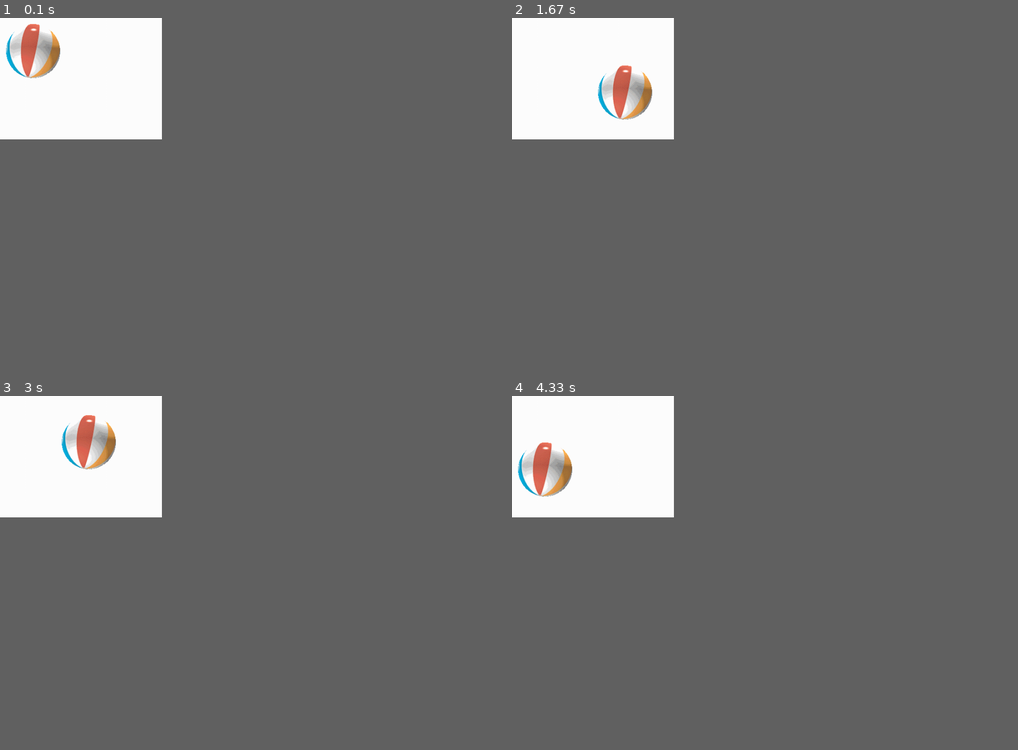
Above: before the commit, frames 1-4 (two rows, left to right).
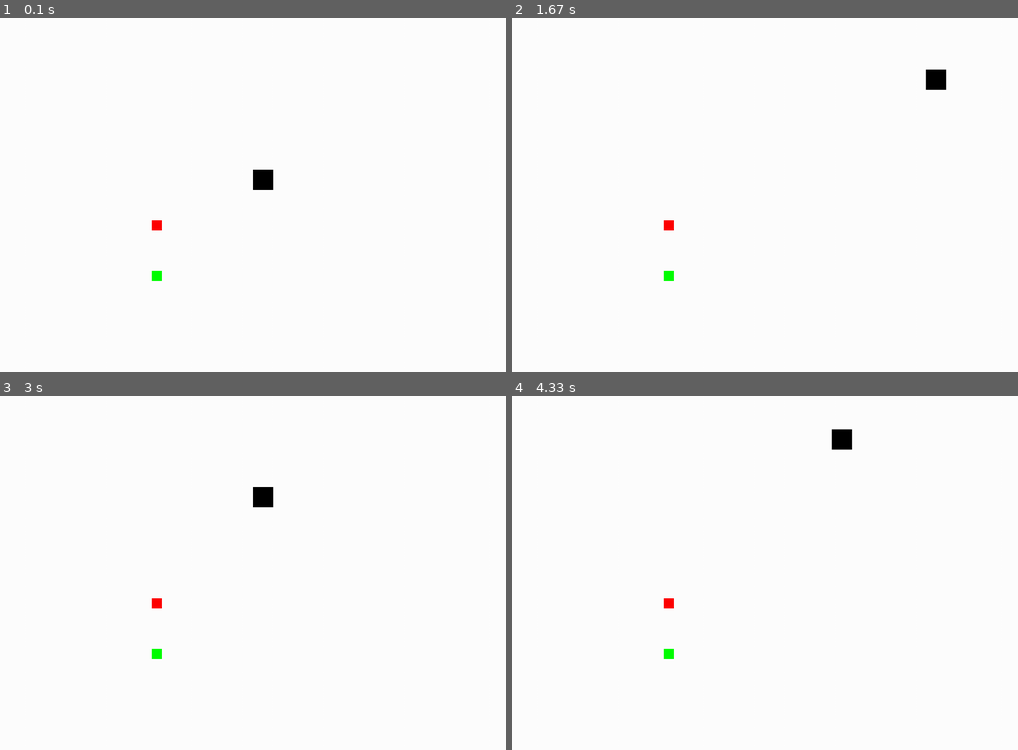
Above: after the commit, the same moments.

Repository: nneiros/python-learning
Game: pygame game, started from python27/ball/beach_ball_anapidaei.py
The game is run twice, just before and just after one commit, with the same random seed, the same clock (stepped at 60 frames per second) and the same inputs.
Inputs:
- Up to frame 1 (0.1 s): no input
- Up to frame 2 (1.67 s): hold Right 0.33-0.8 s; hold Up 0.83-1.13 s; hold Right 1.17-1.63 s
- Up to frame 3 (3 s): hold Left 1.67-2.2 s; hold Down 2.23-2.53 s; hold Left 2.57-2.97 s
- Up to frame 4 (4.33 s): hold Up 3-3.37 s; hold Right 3.4-4.03 s; hold Down from 4.07 s (still down)
In our replay, the window is 288x216 before the commit and 900x630 after it. These sizes can differ from the game's own. Grey fills any space a smaller window leaves; there, only what the larger window draws over its background counts as a difference.

The runs differ from the first frame. In frame 1, 1.4% of the frame differs, in the area x 1-54%, y 1-75%; in frame 2, 1.4%; in frame 3, 1.4%; in frame 4, 1.4%, in the area x 1-68%, y 9-75%.

Commit message:
beach_ball allagi kai pithagorio theorima se poli apli morfi

Diff:
--- a/python27/ball/beach_ball_anapidaei.py
+++ b/python27/ball/beach_ball_anapidaei.py
@@ -1,3 +1,132 @@
+import os, sys
+import pygame
+from pygame.locals import *
+
+pygame.init()
+mainClock = pygame.time.Clock()
+
+WINDOWWIDTH = 1000
+WINDOWHEIGHT = 700
+windowSurface = pygame.display.set_mode((WINDOWWIDTH, WINDOWHEIGHT), 0, 32)
+pygame.display.set_caption("Avoid!")
+
+BLACK = (0, 0, 0)
+RED = (255, 0, 0)
+WHITE = (255, 255, 255)
+GREEN = (0, 255, 0)
+
+player = pygame.Rect(500, 300, 40, 40)
+playerImage = pygame.Surface((40, 40))
+
+enemy = pygame.Rect(300, 400, 20, 20)
+enemyImage = pygame.Surface((20, 20))
+enemyImage.fill((RED))
+
+food = pygame.Rect(300, 500 , 20, 20)
+foodImage = pygame.Surface((20, 20))
+foodImage.fill((GREEN))
+
+moveLeft = False
+moveRight = False
+moveUp = False
+moveDown = False
+
+MOVESPEED = 6
+
+class Score(pygame.sprite.Sprite):
+    """A sprite for the score."""
+
+    def __init__(self, xy):
+        pygame.sprite.Sprite.__init__(self)
+        self.xy = xy  #save xy -- will center our rect on it when we change the score
+        self.font = pygame.font.Font(None, 50)  # load the default font, size 50
+        self.color = (255, 165, 0)         # our font color in rgb
+        self.score = 0  # start at zero
+        self.reRender() # generate the image
+
+    def update(self):
+        pass
+
+    def add(self, points):
+        """Adds the given number of points to the score."""
+        self.score += points
+        self.reRender()
+        if player.colliderect(food):
+            return add
+
+    def reset(self):
+        """Resets the scores to zero."""
+        self.score = 0
+        self.reRender()
+
+    def reRender(self):
+        """Updates the score. Renders a new image and re-centers at the initial coordinates."""
+        self.image = self.font.render("%d"%(self.score), True, self.color)
+        self.rect = self.image.get_rect()
+        self.rect.center = self.xy
+
+while True:
+    for event in pygame.event.get():
+        if event.type == QUIT:
+            pygame.quit()
+            sys.exit()
+        if event.type == KEYDOWN:
+            if event.key == K_LEFT:
+                moveRight = False
+                moveLeft = True
+            if event.key == K_RIGHT:
+                moveLeft = False
+                moveRight = True
+            if event.key == K_UP:
+                moveDown = False
+                moveUp = True
+            if event.key == K_DOWN:
+                moveUp = False
+                moveDown = True
+        if event.type == KEYUP:
+            if event.key == K_ESCAPE:
+                pygame.quit()
+                sys.exit()
+            if event.key == K_LEFT:
+                moveRight = False
+                moveLeft = True
+            if event.key == K_RIGHT:
+                moveLeft = False
+                moveRight = True
+            if event.key == K_UP:
+                moveDown = False
+                moveUp = True
+            if event.key == K_DOWN:
+                moveUp = False
+                moveDown = True
+
+    windowSurface.fill(WHITE)
+
+    if moveDown and player.bottom < WINDOWHEIGHT:
+        player.top += MOVESPEED
+    if moveUp and player.top > 0:
+        player.top -= MOVESPEED
+    if moveLeft and player.left > 0:
+        player.left -= MOVESPEED
+    if moveRight and player.right < WINDOWWIDTH:
+        player.right +=MOVESPEED
+
+    if player.colliderect(enemy):
+        pygame.quit()
+        sys.exit()
+
+    windowSurface.blit(playerImage, player)
+    windowSurface.blit(enemyImage, enemy)
+    windowSurface.blit(foodImage, food)
+
+    score = Score((75, 575))
+
+    pygame.display.update()
+    mainClock.tick(40)
+
+
+
+
 # use pygame to bounce/move loaded image around the screen
 import sys, pygame
 pygame.init()
--- a/python33/leksika_kai_diaxeirisi/phone_leksiko_xoris_arxeio.py
+++ b/python33/leksika_kai_diaxeirisi/phone_leksiko_xoris_arxeio.py
@@ -10,7 +10,7 @@
 menu_choice = 0
 print_menu()
 while True :
-    menu_choice = input("Δωσε την επιλογη σου (1-5): ")
+    menu_choice = int(input("Δωσε την επιλογη σου (1-5): "))
     if menu_choice == 1:
         print("Tηλεφωνα:")
         for x in numbers.keys():
@@ -35,7 +35,9 @@
             print("Tο τηλεφωνο ειναι:", numbers[name])
         else:
             print(name, "δεν βρεθηκε")
-    elif menu_choice == 5:
-        print_menu()
+    elif menu_choice ==  5:
+        break
+        #print_menu()
     else:
         print('Eπανελαβε...')
+        print_menu()
--- a/python33/listes_kai_diaxeirisi/ektyposi_listas_or_kat.py
+++ b/python33/listes_kai_diaxeirisi/ektyposi_listas_or_kat.py
@@ -1,22 +1,171 @@
-my_lista=[1 , 2 , 3 , 4 , 5]
-print ('Η λιστα σε οριζοντια εκτυπωση:',my_lista)#ektypose thn lista orizontia
+def main():
+    print('Knuth 1.4.2, ex. 7')
+    print('string: 2A0B345CDE67F1G1H0I5JK.')
+    n = e = d = 0
+    while 1:
+        print("""
+    1. Set Public Key
+    2. Encode
+    3. Decode
+    0. Quit
+    Your choice? """, end = "")
+        choice = int(input())
+        if not choice:
+            return
+        if choice == 1:
+            n, e, d = set_keys()
+        if choice == 2:
+            if not n:
+                n = int(input("Public Key: "))
+                e = int(input("e: "))
+            encode(n, e)
+        if choice == 3:
+            if not d:
+                n, e, d = set_keys()
+            decode(d, n)
+
+def set_keys():
+    """This fuction asks for 2 primes.
+    It sets a public key and an encoding number, 'e'."""
+    p = int(input("p: "))
+    q = int(input("q: "))
+    n = p * q
+    m = (p - 1) * (q - 1)
+    e = get_e(m)
+    print("N = ", n, "\ne = ", e)
+    d = get_d(e, m)
+    while d < 0:
+         d += m
+    return [n, e, d]
+
+def encode(n, e):
+
+      """This function asks for a number and encodes it using 'n' and 'e'."""
+      while 1:
+        c = int(input("Number to encode: "))
+        if not c :
+             return
+        print(pow(c, e, n))
+def decode(d, n):
+      """This function asks for a number and decodes it using 'd' and 'n'."""
+      while 1:
+         c = int(input("Number to decode: "))
+         if not c:
+             return
+         else:
+             print(pow(c, d, n))
+
+def even(x):
+     """True if x is even."""
+     return x % 2 == 0
+
+def get_e(m):
+     """Finds an e coprime with m."""
+     e = 2
+     while gcd(e, m) != 1:
+         e += 1
+     return e
+
+def gcd(a,b):
+     """Euclid's Algorithm: Takes two integers and returns gcd."""
+     while b > 0:
+        a, b = b, a % b
+     return a
+
+def get_d(e, m):
+    """Takes encoding number, 'e' and the value for 'm' (p-1) * (q-1).
+    Returns a decoding number."""
+    x = lasty = 0
+    lastx = y = 1
+    while m != 0:
+        q = e // m
+        e, m = m, e % m
+        x, lastx = lastx - q*x, x
+        y, lasty = lasty - q*y, y
+    return lastx
+
+if __name__ == "__main__":
+    main()
+
+
+
+class o_k_print:
+    def __init__(self,items):
+        self.items=items
+    def o_print(self):
+          print('Oλη η λιστα',self.items)
+          print('Moνο οι δυο πρωτες θεσεις,οριζοντια.',self.items[:2])
+    def k_printall(self):
+          for i in range(5):
+              print(self.items[i])
+    def k_print(self):
+          for i in range(2):
+              print(self.items[i])
+s=o_k_print([1,2,3,4,5])
+s.o_print()
+print('Ολη η λιστα κατακορυφα.')
+s.k_printall()
+print('Μονο οι δυο θεσεις,κατακορυφα.')
+s.k_print()
+print('------------------------------------------------')
+class Person:
+
+    '''\nΝα παμε βημα βημα μεσα στην κλαση '''
+
+    def __init__(self, name):
+        '''Kατασκευη κλασης'''
+        self.n_name = name
+
+    def show(self, n1, n2):
+        '''Μεσα στην εμφανιση της κλασης\n'''
+
+        print('Εχουμε ενα ονομα:', self.n_name)
+        n1=int(input('Δωσε πρωτο αριθμο.'))
+        n2=int(input('Δωσε δευτερο αριθμο.'))
+        print ('Εχουμε την προσθεση δυο αριθμων.',(n1,n2), '=',  (n1 + n2), '\n')
+
+    def __del__(self):
+
+        print( self.n_name)
+
+a=input('Δωσε το ονομα σου.')
+p=Person (a)
+print( p.__doc__)
+print (p.__init__.__doc__)
+print (p.show.__doc__)
+p.show(2, 3)
+print('Διαγραφη κατασκευης αντικειμενου.')
+print(p.__del__.__doc__)
+print('------------------------------------------------')
+class list():
+    def __init__(self,items):
+        self.items=items
+    def kat_print(self):
+        return ( self.items)
+    def ori_print(self):
+         print('Η λιστα σε κατακορυφη εκτυπωση:')
+         for i in range(5):#απο εδω του λες ποσες θεσεις θελεις για εκτυπωση
+             print (self.items[i])
+    def sum_arithmon(self):
+         return sum(self.items)
+lista3=list([1,2,3,4,5,6,7,8,9])
+print('Λιστα3=%s' %lista3.kat_print())
+print ('Προσθεση αριθμων λιστας =%s' %lista3.sum_arithmon())
+print('-----------------------------------------------------------------------')
+lista1=list([1,2,3,4,5])
+lista2=list(['A','B','C','D','E'])
+print('Η λιστα1 σε οριζοντια εκτυπωση: %s' %lista1.kat_print())
+print('Η λιστα2 σε οριζοντια εκτυπωση: %s' %lista2.kat_print())
 print('-----------------------------------------------------------------------------------------------')
-print ('Η θεση 3 ειναι το:',my_lista[3])#ektypose thn thesi (3)
+print('Η θεση 3 στη λιστα1 ειναι το:',lista1.items[3])#ektypose thn thesi (3)
+print('-----------------------------------------------------------------------')
+lista1.ori_print()
+print('----------------------------------------------------------------------------------------------')
+print ('Η θεση 2,3,4 στη λιστα2 ειναι=',lista2.items[1:4])
+print ('Εκτυπωση μεχρι τη θεση 2 στη λιστα2=',lista2.items[:2])
+print ('Εκτυπωση απο 2 θεση και πανω στη λιστα2=',lista2.items[2:])
+print ('Η θεση 4 στη λιστα2=',lista2.items[4])
 print('-----------------------------------------------------------------------------------------------')
-print ('Η λιστα σε κατακορυφη εκτυπωση:')#ektypose thn lista katakorifa
-for i in range(5):
-    print(my_lista[i])
+lista4=list(['a',2,3,4,5,0])
+lista4.ori_print()
 print('----------------------------------------------------------------------------------------------')
-my_list=['A','B','C','D','E']
-print ('Εκτυπωση ολης της λιστας',my_list[:])
-print ('Εκτυπωση της θεσης 2,3,4=',my_list[1:4])
-print ('Εκτυπωση μεχρι τη θεση 2=',my_list[:2])
-print ('Εκτυπωση απο 2 θεση και πανω=',my_list[2:])
-print ('Εκτυπωση της θεσης 5=',my_list[4])
-print('----------------------------------------------------------------------------------------------')
-sum=0
-list=[1,2,3,4,5,6,7,8,9]
-print('Λιστα=', list)
-for counter in list:
-    sum=sum+counter
-print('Προσθετει τη λιστα=',sum)
--- a/python33/trapeza_vathmologia_pithagorio_emvadon/pithagorio_theorima_me_input.py
+++ b/python33/trapeza_vathmologia_pithagorio_emvadon/pithagorio_theorima_me_input.py
@@ -1,9 +1,19 @@
+#h pio apli morfi pithagoriou theorimatos
+print ('**************ΠΥΘΑΓΟΡΕΙΟ ΘΕΩΡΗΜΑ**************')
+a= 3 #εισαγουμε τιμη στην μεταβλητη a
+b=4 #εισαγουμε τιμη στην μεταβλητη b
+print ('Η καθετη πλευρα a ειναι a=',a,'..και η καθετη πλευρα b ειναι b=',b)
+x=a**2+b**2#εισαγουμε μεταβλητη x με τα τετραγωνα των a και b
+print ('Το αθροισμα των τετραγωνων ειναι=',x)
+print ('Η τετραγωνικη ριζα ειναι(υποτεινουσα)=',x**0.5)
+print ('---------------------------------------------------------------------------------------------')
+#pithagorio me math
 import math
 print ('**************ΠΥΘΑΓΟΡΕΙΟ ΘΕΩΡΗΜΑ**************')
 a= 3 #εισαγουμε τιμη στην μεταβλητη a
 b=4 #εισαγουμε τιμη στην μεταβλητη b
 print ('Η καθετη πλευρα a ειναι a=',a,'..Η καθετη πλευρα b ειναι b=',b)
-x=a**2+b**2#εισαγουμε μεταβλητη χ με τα τετραγωνα των a και b
+x=a**2+b**2#εισαγουμε μεταβλητη x με τα τετραγωνα των a και b
 print ('Το αθροισμα των τετραγωνων ειναι=',x)
 math.sqrt(x)#υπολογισμος τετραγωνικη ριζας
 print ('Η τετραγωνικη ριζα ειναι(υποτεινουσα)=',math.sqrt(x))
@@ -16,4 +26,4 @@
 #x=pow(A,2)+pow(B,2)
 x=A**2+B**2
 math.sqrt(x)
-print ('H υποτεινουσα ειναι =',math.sqrt(x))
+print ('H υποτεινουσα ειναι= %.2f ' %math.sqrt(x))#me to 2f orizo posa dekadika tha exei
